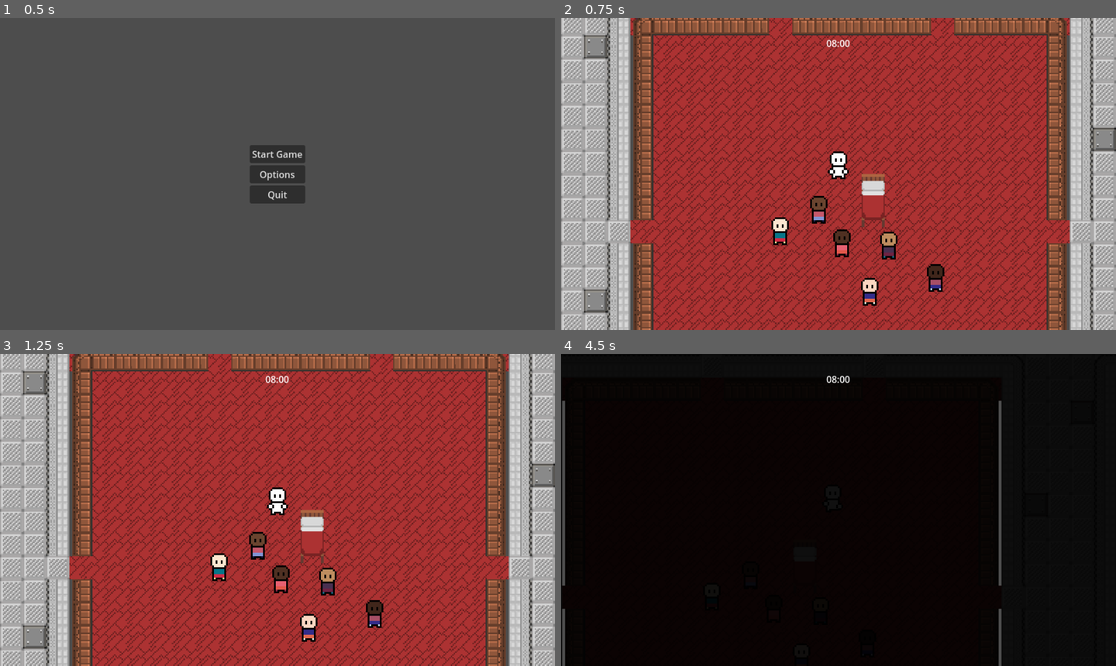
Above: before the commit, frames 1-4 (two rows, left to right).
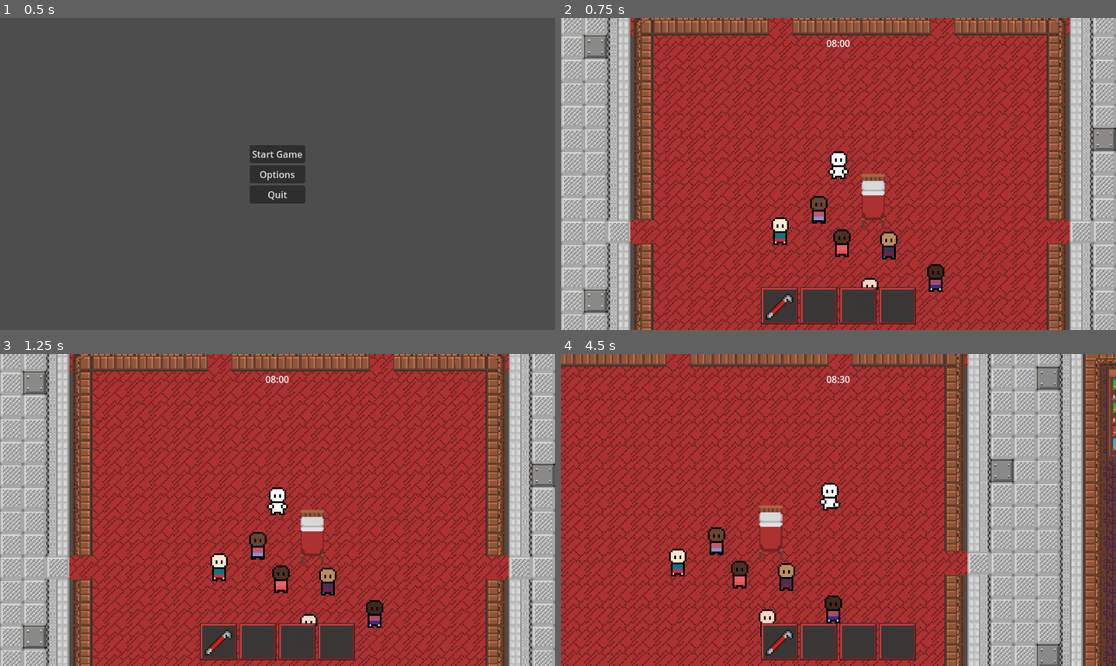
Above: after the commit, the same moments.

Repository: reecemungus/Brackeys2024.2
Game: Godot game, scene res://Scenes/Levels/MainMenu/main_menu_level.tscn
Same seed, same stepped clock (60 frames per second), same inputs: the game is played once before the commit and once after it.
Inputs:
- Up to frame 1 (0.5 s): no input
- Up to frame 2 (0.75 s): click "Start Game" at 0.5 s
- Up to frame 3 (1.25 s): no input
- Up to frame 4 (4.5 s): tap Enter at 1.25 s; hold D (Move_Right) 1.28-2.03 s; hold E (Interact) 1.28-2.03 s; hold S (Move_Down) 2.03-2.78 s; tap E (Interact) at 2.1, 3.6 s; hold D (Move_Right) 2.78-3.53 s; hold E (Interact) 2.78-3.53 s; hold W (Move_Up) 3.53-4.28 s; hold A (Move_Left) from 4.28 s (still down); hold E (Interact) from 4.28 s (still down)

Frame 1 is identical in both runs. In frame 2, 2.9% of the frame differs, in the area x 36-64%, y 86-99%; in frame 3, 2.9%; in frame 4, 99%, in the area x 0-100%, y 0-100%.

Commit message:
Inentory

Diff:
--- a/shipsplosion/Inventory/InvSlotUi.tscn
+++ /dev/null
@@ -1,24 +0,0 @@
-[gd_scene load_steps=3 format=3 uid="uid://ma52dtyj0rsf"]
-
-[ext_resource type="Script" path="res://Inventory/invSlotUiScript.gd" id="1_bo31s"]
-[ext_resource type="Texture2D" uid="uid://dj3hys4q7hn1f" path="res://Assets/Items/crowbar.png" id="2_jqlwb"]
-
-[node name="InvSlotUi" type="Panel"]
-custom_minimum_size = Vector2(48, 48)
-offset_right = 48.0
-offset_bottom = 48.0
-script = ExtResource("1_bo31s")
-
-[node name="CenterContainer" type="CenterContainer" parent="."]
-layout_mode = 1
-anchors_preset = 15
-anchor_right = 1.0
-anchor_bottom = 1.0
-grow_horizontal = 2
-grow_vertical = 2
-
-[node name="ItemDisplay" type="Sprite2D" parent="CenterContainer"]
-unique_name_in_owner = true
-scale = Vector2(3, 3)
-texture = ExtResource("2_jqlwb")
-centered = false
--- a/shipsplosion/Inventory/invSlotUiScript.gd
+++ /dev/null
@@ -1,10 +0,0 @@
-extends Panel
-
-@onready var itemVisual : Sprite2D = %ItemDisplay
-
-func UpdateInv(item : InventoryItem) -> void:
-	if !item:
-		itemVisual.visible = false
-	else:
-		itemVisual.visible = true
-		itemVisual.texture = item.ItemTexture
--- a/shipsplosion/Inventory/inventoryScript.gd
+++ /dev/null
@@ -1,8 +0,0 @@
-extends Resource
-
-class_name Inventory
-
-@export var Items : Array[InventoryItem]
-
-func Insert(item : InventoryItem) -> void:
-	pass
--- a/shipsplosion/Inventory/playerInventory.tres
+++ /dev/null
@@ -1,10 +0,0 @@
-[gd_resource type="Resource" script_class="Inventory" load_steps=5 format=3 uid="uid://bc1p5ym0m6m1q"]
-
-[ext_resource type="Script" path="res://Inventory/inventoryItem.gd" id="1_dbt1a"]
-[ext_resource type="Resource" uid="uid://mckrnys5sq8h" path="res://Inventory/Items/Crowbar.tres" id="2_2twyq"]
-[ext_resource type="Script" path="res://Inventory/inventoryScript.gd" id="2_537q6"]
-[ext_resource type="Resource" path="res://Inventory/Items/LaserGun.tres" id="3_41njt"]
-
-[resource]
-script = ExtResource("2_537q6")
-Items = Array[ExtResource("1_dbt1a")]([ExtResource("2_2twyq"), ExtResource("3_41njt"), null, null, null])
--- a/shipsplosion/Scenes/Character/player_character.tscn
+++ b/shipsplosion/Scenes/Character/player_character.tscn
@@ -2,10 +2,10 @@
 
 [ext_resource type="Script" path="res://Scripts/playerController.gd" id="1_3c8mn"]
 [ext_resource type="PackedScene" uid="uid://ccl38q624ah8h" path="res://Scenes/UI/PlayerHUD.tscn" id="2_1v0iv"]
-[ext_resource type="Resource" uid="uid://bc1p5ym0m6m1q" path="res://Inventory/playerInventory.tres" id="2_4qojt"]
+[ext_resource type="Resource" uid="uid://bc1p5ym0m6m1q" path="res://Scenes/Inventory/Inventories/playerInventory.tres" id="2_4qojt"]
 [ext_resource type="Shape2D" uid="uid://bdo387rdebn18" path="res://Scenes/Character/CharCollision.tres" id="2_42tcq"]
 [ext_resource type="Texture2D" uid="uid://cby4i2kmt2jn8" path="res://Assets/Characters/Base/head.png" id="2_tuyq0"]
-[ext_resource type="PackedScene" uid="uid://dnxclndhuo5rf" path="res://Inventory/inventoryUI.tscn" id="3_cqvpp"]
+[ext_resource type="PackedScene" uid="uid://dnxclndhuo5rf" path="res://Scenes/Inventory/inventoryUI.tscn" id="3_cqvpp"]
 [ext_resource type="Texture2D" uid="uid://uvfgbs84njrv" path="res://Assets/Characters/Base/torso.png" id="3_etdp4"]
 [ext_resource type="Texture2D" uid="uid://by2ijonb7onha" path="res://Assets/Characters/Base/legs.png" id="4_gndeo"]
 [ext_resource type="Texture2D" uid="uid://c8dinw1jn8rbt" path="res://Assets/Characters/Base/Feet_Sheet.png" id="5_aebok"]
@@ -207,6 +207,7 @@
 motion_mode = 1
 platform_on_leave = 2
 script = ExtResource("1_3c8mn")
+speed = 7500.0
 inventory = ExtResource("2_4qojt")
 
 [node name="PlayerHud" parent="." instance=ExtResource("2_1v0iv")]
@@ -220,6 +221,10 @@
 [node name="PlayerCamera" type="Camera2D" parent="."]
 scale = Vector2(30, 30)
 position_smoothing_enabled = true
+
+[node name="ColorRect" type="ColorRect" parent="PlayerCamera"]
+z_index = -10
+color = Color(0.0653282, 8.31218e-05, 0.154346, 1)
 
 [node name="InteractArea" type="Area2D" parent="."]
 unique_name_in_owner = true
--- /dev/null
+++ b/shipsplosion/Scenes/Inventory/InvSlotUi.tscn
@@ -0,0 +1,25 @@
+[gd_scene load_steps=4 format=3 uid="uid://ma52dtyj0rsf"]
+
+[ext_resource type="Texture2D" uid="uid://j5vsrq4xwgd7" path="res://Assets/UIAssets/HotbarBox.png" id="1_0lpma"]
+[ext_resource type="Script" path="res://Scripts/Inventory/invSlotUiScript.gd" id="1_5752w"]
+[ext_resource type="Texture2D" uid="uid://dj3hys4q7hn1f" path="res://Assets/Items/crowbar.png" id="2_ukl26"]
+
+[node name="InvSlotUi" type="NinePatchRect"]
+self_modulate = Color(1, 1, 1, 0.980392)
+custom_minimum_size = Vector2(64, 64)
+offset_right = 48.0
+offset_bottom = 48.0
+texture = ExtResource("1_0lpma")
+region_rect = Rect2(2, 2, 34, 34)
+patch_margin_left = 4
+patch_margin_top = 4
+patch_margin_right = 4
+patch_margin_bottom = 4
+script = ExtResource("1_5752w")
+
+[node name="ItemDisplay" type="Sprite2D" parent="."]
+unique_name_in_owner = true
+position = Vector2(8, 8)
+scale = Vector2(3, 3)
+texture = ExtResource("2_ukl26")
+centered = false
--- /dev/null
+++ b/shipsplosion/Scenes/Inventory/Inventories/playerInventory.tres
@@ -0,0 +1,14 @@
+[gd_resource type="Resource" script_class="Inventory" load_steps=5 format=3 uid="uid://bc1p5ym0m6m1q"]
+
+[ext_resource type="Script" path="res://Scripts/Inventory/inventorySlot.gd" id="2_0yfvy"]
+[ext_resource type="Script" path="res://Scripts/Inventory/inventoryScript.gd" id="2_1cxee"]
+[ext_resource type="Resource" uid="uid://mckrnys5sq8h" path="res://Scenes/Inventory/Items/Crowbar.tres" id="3_sa4gf"]
+
+[sub_resource type="Resource" id="Resource_d3qed"]
+script = ExtResource("2_0yfvy")
+item = ExtResource("3_sa4gf")
+amount = 1
+
+[resource]
+script = ExtResource("2_1cxee")
+slots = Array[ExtResource("2_0yfvy")]([SubResource("Resource_d3qed"), null, null, null])
--- a/shipsplosion/Inventory/Items/Crowbar.tres
+++ b/shipsplosion/Scenes/Inventory/Items/Crowbar.tres
@@ -1,7 +1,7 @@
 [gd_resource type="Resource" script_class="InventoryItem" load_steps=3 format=3 uid="uid://mckrnys5sq8h"]
 
 [ext_resource type="Texture2D" uid="uid://dj3hys4q7hn1f" path="res://Assets/Items/crowbar.png" id="1_4ss6p"]
-[ext_resource type="Script" path="res://Inventory/inventoryItem.gd" id="2_qqstq"]
+[ext_resource type="Script" path="res://Scripts/Inventory/inventoryItem.gd" id="2_qqstq"]
 
 [resource]
 script = ExtResource("2_qqstq")
--- a/shipsplosion/Inventory/Items/LaserGun.tres
+++ b/shipsplosion/Scenes/Inventory/Items/LaserGun.tres
@@ -1,6 +1,6 @@
 [gd_resource type="Resource" script_class="InventoryItem" load_steps=3 format=3 uid="uid://di57m8m56k1yo"]
 
-[ext_resource type="Script" path="res://Inventory/inventoryItem.gd" id="1_cvllu"]
+[ext_resource type="Script" path="res://Scripts/Inventory/inventoryItem.gd" id="1_cvllu"]
 [ext_resource type="Texture2D" uid="uid://bb5evg767ipey" path="res://Assets/Items/laser_pistol.png" id="1_lei8q"]
 
 [resource]
--- /dev/null
+++ b/shipsplosion/Scenes/Inventory/PickUp/PickUp.tscn
@@ -0,0 +1,14 @@
+[gd_scene load_steps=3 format=3 uid="uid://bewp7u50gr63p"]
+
+[ext_resource type="Shape2D" uid="uid://n2l4lu6otjb1" path="res://Scenes/Inventory/PickUp/pickupShape.tres" id="1_30r61"]
+[ext_resource type="Script" path="res://Scripts/Inventory/pickUp.gd" id="1_ww4ru"]
+
+[node name="PickUp" type="Area2D"]
+script = ExtResource("1_ww4ru")
+
+[node name="Collision" type="CollisionShape2D" parent="."]
+z_index = 1
+shape = ExtResource("1_30r61")
+
+[node name="PickupSprite" type="Sprite2D" parent="."]
+unique_name_in_owner = true
--- /dev/null
+++ b/shipsplosion/Scenes/Inventory/PickUp/pickupShape.tres
@@ -0,0 +1,4 @@
+[gd_resource type="CircleShape2D" format=3 uid="uid://n2l4lu6otjb1"]
+
+[resource]
+radius = 32.0
--- a/shipsplosion/Inventory/inventoryUI.tscn
+++ b/shipsplosion/Scenes/Inventory/inventoryUI.tscn
@@ -1,7 +1,7 @@
 [gd_scene load_steps=3 format=3 uid="uid://dnxclndhuo5rf"]
 
-[ext_resource type="Script" path="res://Inventory/inventoryUi.gd" id="1_2k5v7"]
-[ext_resource type="PackedScene" uid="uid://ma52dtyj0rsf" path="res://Inventory/InvSlotUi.tscn" id="2_rfxfn"]
+[ext_resource type="Script" path="res://Scripts/Inventory/inventoryUi.gd" id="1_2k5v7"]
+[ext_resource type="PackedScene" uid="uid://ma52dtyj0rsf" path="res://Scenes/Inventory/InvSlotUi.tscn" id="2_rfxfn"]
 
 [node name="InventoryUi" type="CanvasLayer"]
 script = ExtResource("1_2k5v7")
--- /dev/null
+++ b/shipsplosion/Scripts/Inventory/invSlotUiScript.gd
@@ -0,0 +1,10 @@
+extends NinePatchRect
+
+@onready var itemVisual : Sprite2D = %ItemDisplay
+
+func UpdateInv(slot : InventorySlot) -> void:
+	if !slot:
+		itemVisual.visible = false
+	else:
+		itemVisual.visible = true
+		itemVisual.texture = slot.item.ItemTexture
--- a/shipsplosion/Inventory/inventoryItem.gd
+++ b/shipsplosion/Scripts/Inventory/inventoryItem.gd
@@ -1,6 +1,7 @@
 extends Resource
+class_name InventoryItem
 
-class_name InventoryItem
+# INFO - Resource Class
 
 @export var ItemName : String
 @export var ItemTexture : Texture2D
--- /dev/null
+++ b/shipsplosion/Scripts/Inventory/inventoryScript.gd
@@ -0,0 +1,20 @@
+extends Resource
+class_name Inventory
+
+signal UpdateInventory
+
+@export var slots : Array[InventorySlot]
+
+func Insert(item : InventoryItem) -> void:
+	var itemSlots = slots.filter(func(slot): return slot.item == item)
+
+	if itemSlots.is_empty():
+		itemSlots[0].amount += 1
+	else:
+		var emptySlots = slots.filter(func(slot): return slot.item == null)
+
+		if !emptySlots.is_empty():
+			emptySlots[0].item = item
+			emptySlots[0].amount = 1
+
+	UpdateInventory.emit()
--- /dev/null
+++ b/shipsplosion/Scripts/Inventory/inventorySlot.gd
@@ -0,0 +1,5 @@
+extends Resource
+class_name InventorySlot
+
+@export var item : InventoryItem
+@export var amount : int
--- a/shipsplosion/Inventory/inventoryUi.gd
+++ b/shipsplosion/Scripts/Inventory/inventoryUi.gd
@@ -1,14 +1,16 @@
 extends CanvasLayer
 
-@onready var inventory : Inventory = preload("res://Inventory/playerInventory.tres")
+@onready var inventory : Inventory = preload("res://Scenes/Inventory/Inventories/playerInventory.tres")
 @onready var slots: Array = %HotBar.get_children()
 
 @onready var player : CharacterBody2D = get_tree().get_first_node_in_group("G_Player") # player ref
 var isOpen : bool = false
 
 func _ready() -> void:
+	inventory.UpdateInventory.connect(UpdateSlots)
+
 	UpdateSlots()
-	close()
+	open()
 
 	if player: # attempt to connect to signal on player
 		player.InventoryToggle.connect(OnToggle) # connect advance day to player interact
@@ -30,5 +32,5 @@
 	visible = true
 
 func UpdateSlots() -> void:
-	for i in range(min(inventory.Items.size(), slots.size())):
-		slots[i].UpdateInv(inventory.Items[i])
+	for i in range(min(inventory.slots.size(), slots.size())):
+		slots[i].UpdateInv(inventory.slots[i])
--- /dev/null
+++ b/shipsplosion/Scripts/Inventory/pickUp.gd
@@ -0,0 +1,6 @@
+extends Area2D
+
+@export var item : InventoryItem
+
+func _ready() -> void:
+	%PickupSprite.texture = item.ItemTexture
--- a/shipsplosion/project.godot
+++ b/shipsplosion/project.godot
@@ -29,7 +29,6 @@
 
 folder_colors={
 "res://Assets/": "orange",
-"res://Inventory/": "yellow",
 "res://Scenes/": "blue",
 "res://Scripts/": "gray"
 }
Binary file added: shipsplosion/Assets/UIAssets/HotbarBox.png
Not shown, added: shipsplosion/Assets/UIAssets/HotbarBox.png.import
